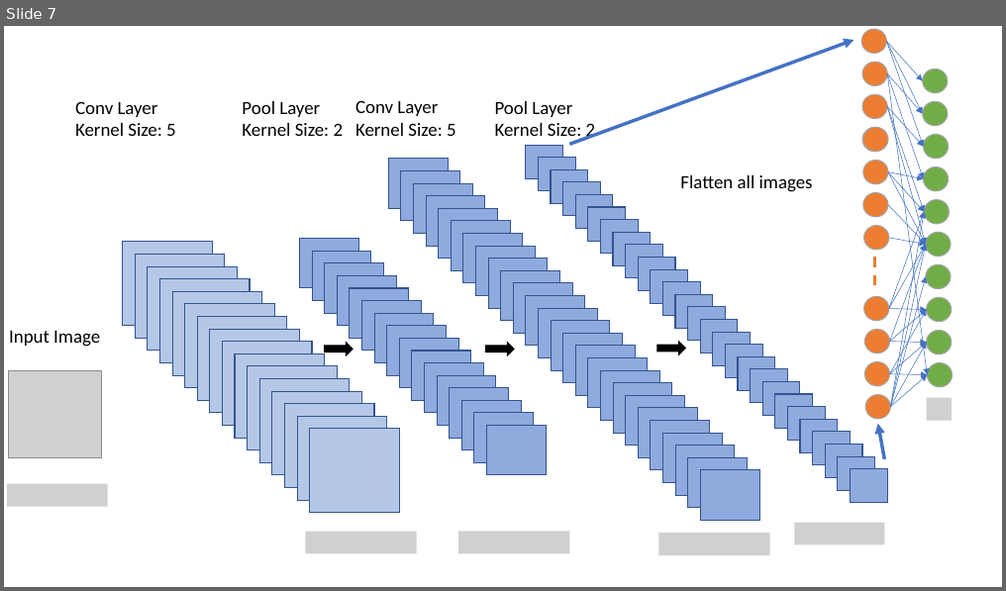
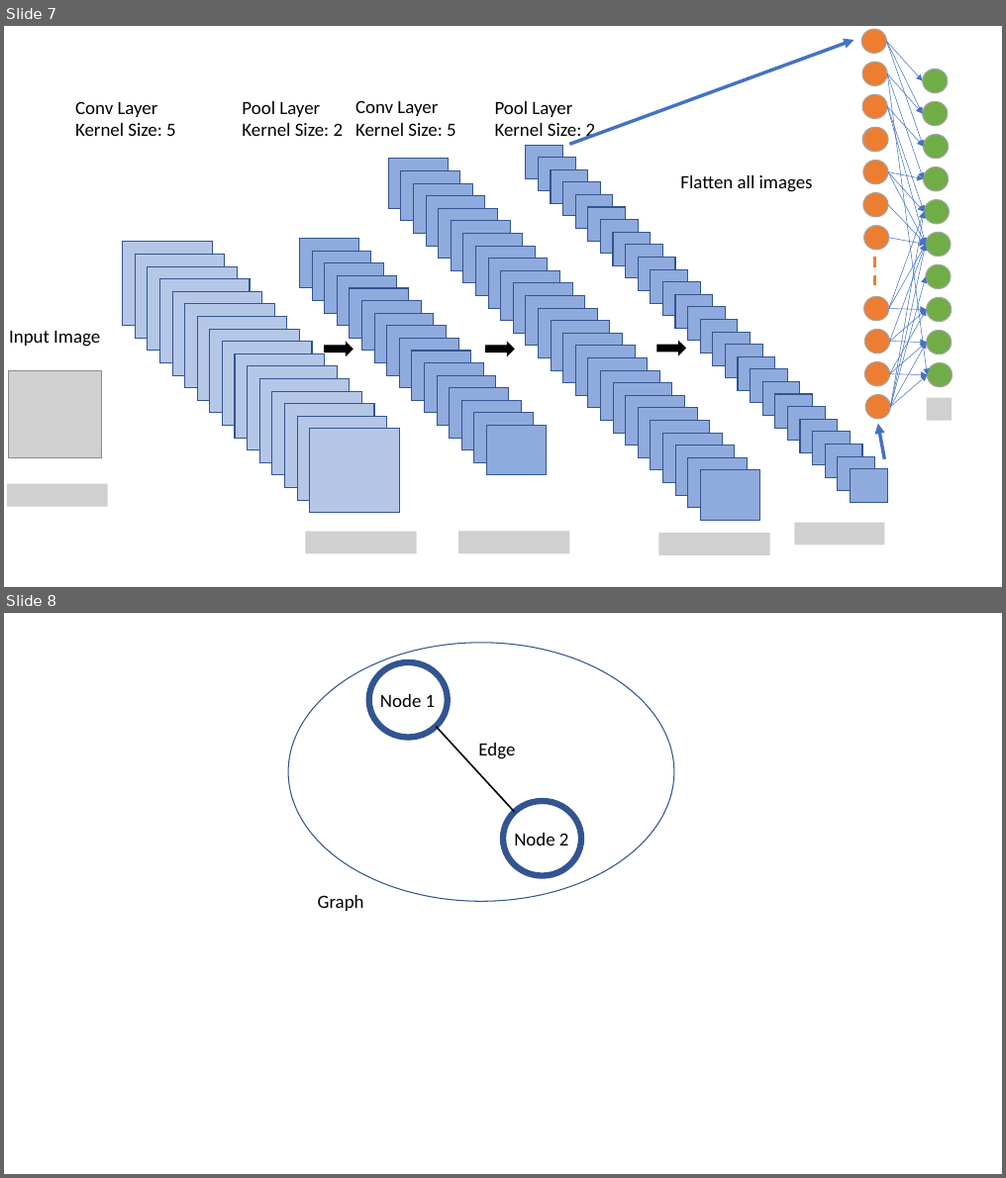
Before and after one commit to nathdip/TeachNeuralNetworks, a slide deck: images/all_images.pptx. Shown one above the other, each under a label of ours: slide 7 before the commit, slides 7 and 8 after it. The pictures are 1006x591 and 1006x1178 pixels, drawn with LibreOffice and Linux fonts; fonts in the diff are those of the drawing; grey boxes stand for pictures. Boxes give left, top, right and bottom in pixels: in the first picture for what was removed or moved away, otherwise in the second. Text is boxed around its words. In the diff, an @@ line names an element or a change of style, - is before the commit and + after.

Commit message:
PPT added and graph jupyter notebook added

```diff
--- a/images/all_images.pptx
+++ b/images/all_images.pptx
@@ slide 8 added at <box>4,613,1002,1174</box>, background #FFFFFF @@
@@ ellipse added at <box>288,642,675,901</box>, outline #325491 1 pt @@
@@ ellipse added at <box>369,663,448,738</box>, fill #FFFFFF, outline #325491 6 pt @@
@@ text added at <box>380,694,436,707</box>, 18 pt, text #000000 @@
+Node 1
@@ line added from (436, 726) to (515, 812), #000000 1.5 pt @@
@@ text added at <box>478,743,515,760</box>, 18 pt, text #000000 @@
+Edge
@@ ellipse added at <box>503,801,582,875</box>, fill #FFFFFF, outline #325491 6 pt @@
@@ text added at <box>514,833,569,846</box>, 18 pt, text #000000 @@
+Node 2
@@ text added at <box>318,895,364,911</box>, 18 pt, text #000000 @@
+Graph
```
Also in this commit, not shown: 1 other slide added, 4 other files.
